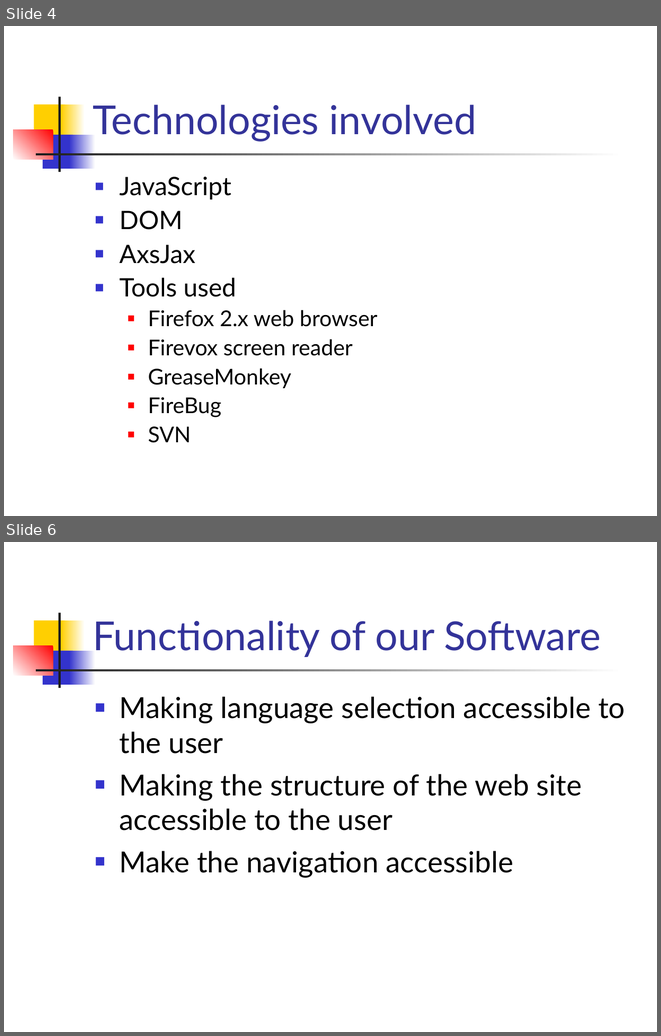
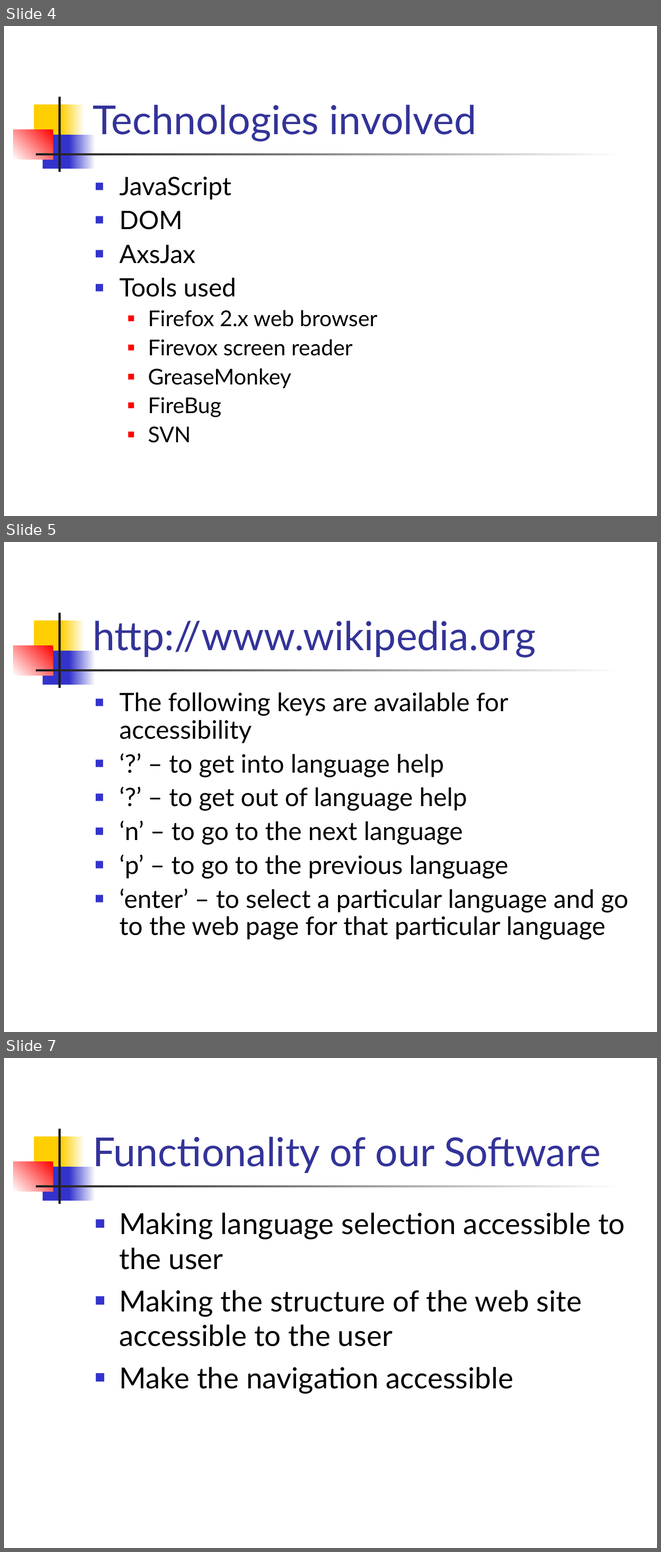
Before and after one commit to ProjPossibility/pp-axsjax-scripts, a slide deck: AxsJax.ppt. Shown one above the other, each under a label of ours: slides 4 and 6 before the commit, slides 4, 5 and 7 after it; the slides between them are not shown. The pictures are 661x1036 and 661x1552 pixels, drawn with LibreOffice and Linux fonts; fonts in the diff are those of the drawing. Boxes give left, top, right and bottom in pixels: in the first picture for what was removed or moved away, otherwise in the second. Text is boxed around its words. In the diff, an @@ line names an element or a change of style, - is before the commit and + after.

```diff
--- a/AxsJax.ppt
+++ b/AxsJax.ppt
@@ slide 5 added at (4,542,657,1032), background #FFFFFF; not listed: 7 template elements that a slide beside it also shows @@
@@ title added at (93,620,536,657), 44 pt, text #333399 @@
+http://www.wikipedia.org
@@ text added at (120,692,628,940), 28 pt, text #000000 @@
+■ The following keys are available for accessibility
+■ ‘?’ – to get into language help
+■ ‘?’ – to get out of language help
+■ ‘n’ – to go to the next language
+■ ‘p’ – to go to the previous language
+■ ‘enter’ – to select a particular language and go to the web page for that particular language
@@ what was slide 6 is now slide 7 @@
```
Also in this commit, not shown: 1 slide changed, 1 other slide added, 1 slide removed, 1 other file.
